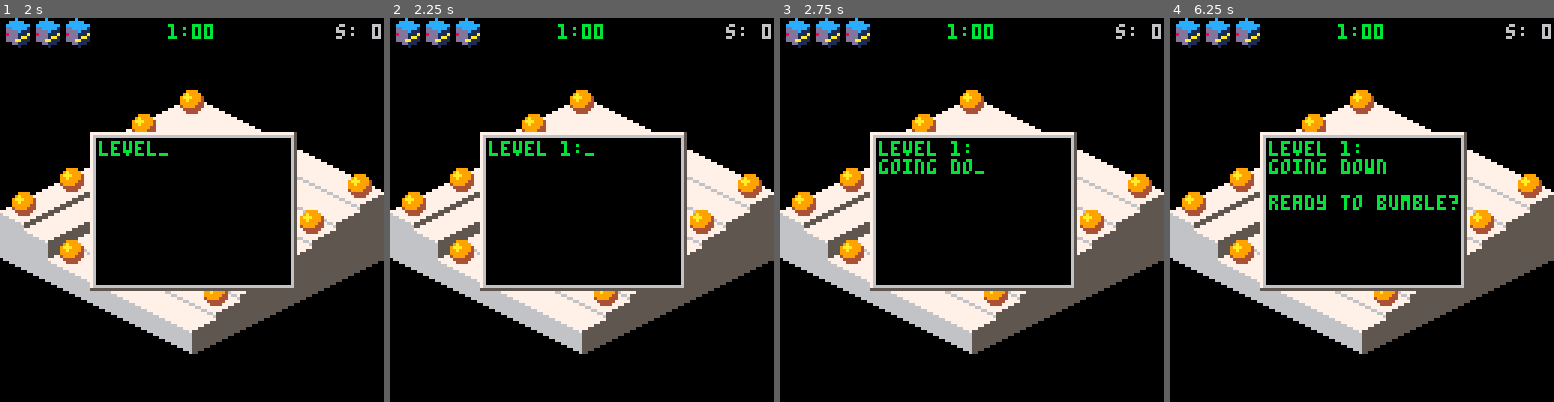
Above: before the commit, frames 1-4 (left to right).
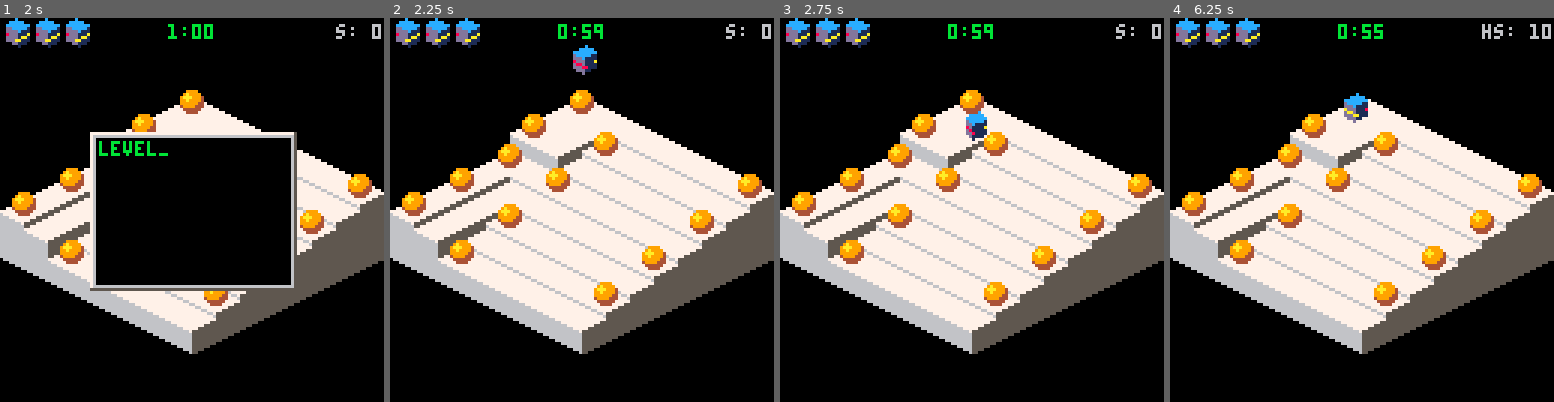
Above: after the commit, the same moments.

Repository: erwinbonsma/BumbleBotsPico8
Game: PICO-8 cartridge rolmops.p8
Same seed, same stepped clock (60 frames per second), same inputs: the game is played once before the commit and once after it.
Inputs:
- Up to frame 1 (2 s): tap O (Z key) at 0.7, 1.7 s; hold Right from 1.6 s (still down)
- Up to frame 2 (2.25 s): release Right at 2.1 s; tap O (Z key) at 2.1 s; hold Up from 2.15 s (still down)
- Up to frame 3 (2.75 s): release Up at 2.42 s; hold Right from 2.47 s (still down); tap O (Z key) at 2.5 s
- Up to frame 4 (6.25 s): tap O (Z key) every 0.4 s from 2.9 to 6.1 s; release Right at 3.03 s; hold Left 3.08-3.58 s; hold Down 3.63-3.97 s; hold Right 4.02-4.68 s; hold Up 4.73-5.03 s; hold Left 5.08-5.68 s; hold Down 5.73-6.03 s; hold Right from 6.08 s (still down)

Frame 1 is identical in both runs. In frame 2, 22% of the frame differs, in the area x 23-78%, y 1-72%; in frame 3, 22%; in frame 4, 22%, in the area x 23-97%, y 1-72%.

Commit message:
Skip level start dialog on key press

Diff:
--- a/rolmops.p8
+++ b/rolmops.p8
@@ -2682,7 +2682,7 @@
    })
   end
 
-  if clk==140 then
+  if clk==140 or btnp(4) then
    lvl:start()
    return nil
   end
